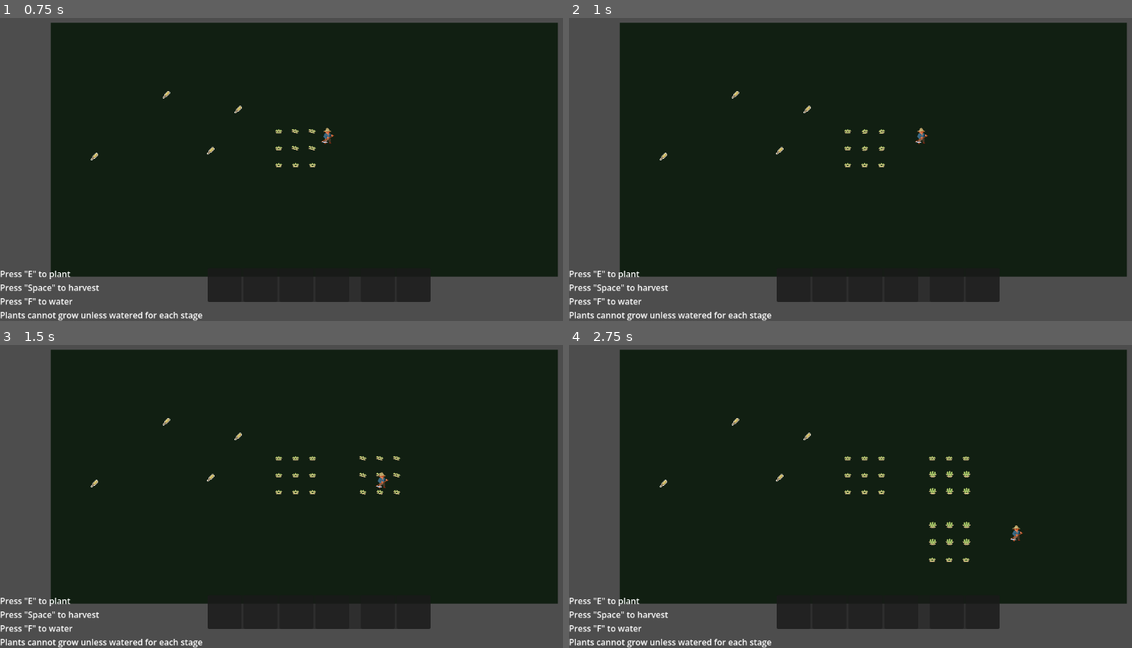
Above: before the commit, frames 1-4 (two rows, left to right).
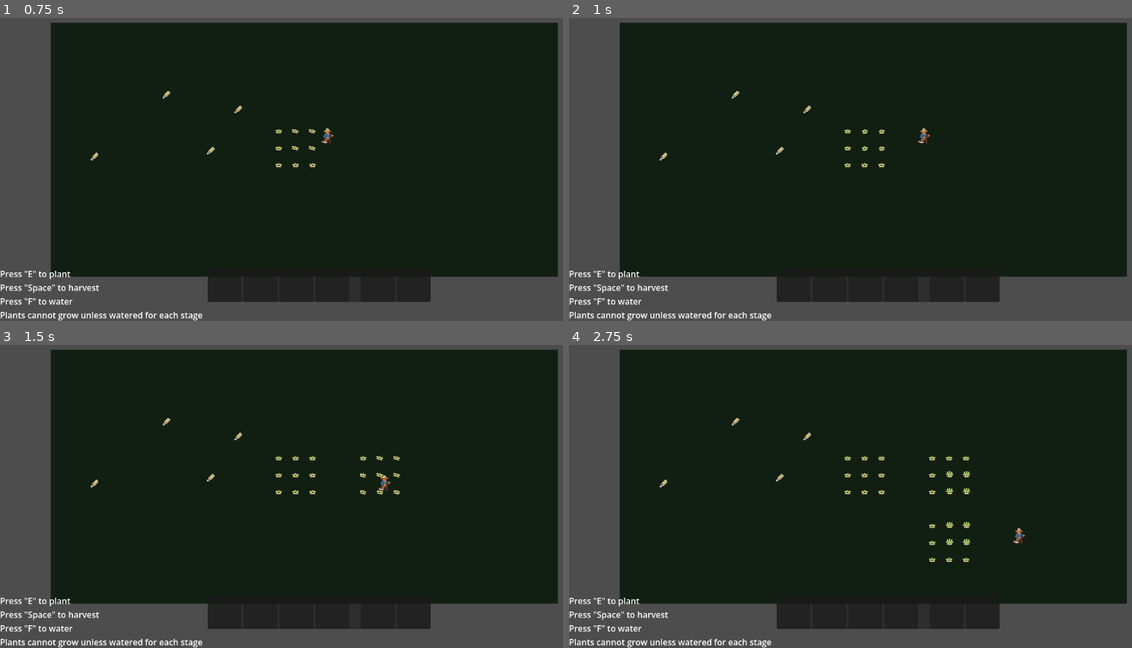
Above: after the commit, the same moments.

Repository: scumpiest/juniper-jam
Game: Godot game, scene res://scenes/main.tscn
Same seed, same stepped clock (60 frames per second), same inputs: the game is played once before the commit and once after it.
Inputs (mouse positions are in pixels of both pictures, inside the frame that each line leads up to):
- Up to frame 1 (0.75 s): tap E (plant_seeds) at 0.5 s; move the mouse to (439, 133) at 0.52 s; hold D (move_right) from 0.53 s (still down); hold Space (harvest) from 0.53 s (still down); click (439, 133) at 0.67 s
- Up to frame 2 (1 s): keep holding D (move_right); keep holding Space (harvest); tap Shift (spin) at 0.8 s
- Up to frame 3 (1.5 s): tap E (plant_seeds) at 1.25 s; move the mouse to (180, 493) at 1.27 s; release D (move_right) at 1.28 s; release Space (harvest) at 1.28 s; hold S (move_down) from 1.28 s (still down); tap Shift (spin) at 1.35 s
- Up to frame 4 (2.75 s): tap F (water) at 1.55 s; tap E (plant_seeds) at 2 s; move the mouse to (934, 402) at 2.02 s; release S (move_down) at 2.03 s; hold D (move_right) from 2.03 s (still down); hold F (water) from 2.03 s (still down); tap Space (harvest) at 2.3 s

Frame 1 is identical in both runs. In frame 2, less than 0.1% of the frame differs, in the area x 61-65%, y 36-42%; in frame 3, 0.1%; in frame 4, 0.2%, in the area x 63-82%, y 41-67%.

Commit message:
fix: missing state machine

Diff:
--- a/scenes/Player/player.gd
+++ b/scenes/Player/player.gd
@@ -1,24 +1,11 @@
 extends CharacterBody2D
 
 @export var speed: float = 200.0
-@export var spin_acceleration: float = 400.0
-@export var max_spin_speed: float = 1000.0
-@export var spin_speed_multiplier: float = 1.5
-@export var spin_duration: float = 1.2
-@export var spin_cooldown_time: float = 2.0
-@export var rotation_reset_speed: float = 720.0
-@export var movement_acceleration: float = 400.0
-@export var movement_deceleration: float = 600.0
 
 @onready var _harvest_area: Area2D = $HarvestArea
 @onready var inventory_ui: CanvasLayer = $InventoryUI
 
 var _can_move: bool = true
-var _spin_speed: float = 0.0
-var _is_spinning: bool = false
-var _is_resetting_rotation: bool = false
-var _spin_time_left: float = 0.0
-var _cooldown_left: float = 0.0
 
 var _overlapping_crops: Array[Area2D] = []
 
@@ -29,79 +16,49 @@
 	_harvest_area.area_exited.connect(_on_crop_exited)
 
 
-func _process(_delta: float) -> void:
-	#var direction := Input.get_vector("move_left", "move_right", "move_up", "move_down")
-	#if _can_move:
-	#	velocity = direction * speed
-	#move_and_slide()
+func _physics_process(_delta: float) -> void:
 	pass
 
+
 func _unhandled_input(event: InputEvent) -> void:
-	#if _can_move:
-		#if event.is_action_pressed("harvest"):
-			#_try_harvest()
-		#if event.is_action_pressed("water"):
-		#	_try_water()
+	# if _can_move:
+	# 	if event.is_action_pressed("harvest"):
+	# 		_try_harvest()
+	# 	if event.is_action_pressed("water"):
+	# 		_try_water()
 	if event.is_action_pressed("inventory"):
 		inventory_ui.visible = !inventory_ui.visible
 		get_tree().paused = !get_tree().paused
 		_can_move = !_can_move
-	#if _can_move and event.is_action_pressed("spin"):
-	#	_start_spin()
-	#if _can_move and event.is_action_released("spin"):
-	#	_stop_spin()
 
 
-func _start_spin() -> void:
-	if _cooldown_left > 0.0 or _is_spinning or _is_resetting_rotation:
-		return
-
-	_is_spinning = true
-	_spin_speed = 0.0
-	_spin_time_left = spin_duration
-
-
-func _stop_spin() -> void:
-	if _is_spinning:
-		_end_spin()
-
-
-func _end_spin() -> void:
-	_is_spinning = false
-	_spin_speed = 0.0
-	_cooldown_left = spin_cooldown_time
-	_start_rotation_reset()
-
-
-func _start_rotation_reset() -> void:
-	if absf(rotation_degrees) < 0.5:
-		rotation_degrees = 0.0
-		return
-	_is_resetting_rotation = true
-
-
-func _try_water() -> void:
+func try_water() -> void:
 	for area in _harvest_area.get_overlapping_areas():
 		if area.is_in_group("crops") and area.has_method("water"):
 			area.water()
 
-func _try_harvest() -> void:
+
+func try_harvest() -> void:
 	for area in _harvest_area.get_overlapping_areas():
 		if (
-			area.is_in_group("crops")
-			and area.has_method("is_ready_to_harvest")
-			and area.is_ready_to_harvest()
+				area.is_in_group("crops")
+				and area.has_method("is_ready_to_harvest")
+				and area.is_ready_to_harvest()
 		):
 			area.harvest()
-
-
-
 
 func _on_crop_entered(area: Area2D) -> void:
 	if area.is_in_group("crops"):
 		area.sway_animation()
 		_overlapping_crops.append(area)
 
-
 func _on_crop_exited(area: Area2D) -> void:
 	_overlapping_crops.erase(area)
+
+
+func get_can_move() -> bool:
+	return _can_move
+
+
+func set_can_move(value: bool) -> void:
+	_can_move = value
--- a/scenes/Player/player.tscn
+++ b/scenes/Player/player.tscn
@@ -141,4 +141,6 @@
 [node name="SpinningState" type="Node" parent="StateMachine" unique_id=82780980 node_paths=PackedStringArray("player")]
 script = ExtResource("10_uxo23")
 player = NodePath("../..")
+spin_duration = 20.0
+spin_cooldown_time = 0.0
 metadata/_custom_type_script = "uid://x1gmejvrbamt"
--- a/scenes/States/HarvestState.gd
+++ b/scenes/States/HarvestState.gd
@@ -14,5 +14,5 @@
 	#	await animation_player.animation_finished
 
 func update(delta : float):
-	player._try_harvest()
+	player.try_harvest()
 	transitioned.emit(self, "IdleState")
--- a/scenes/States/IdleState.gd
+++ b/scenes/States/IdleState.gd
@@ -1,8 +1,10 @@
 extends State
+
 class_name IdleState
 
-@export var player : CharacterBody2D
+@export var player: CharacterBody2D
 #@export var animation_player : AnimationPlayer
+
 
 func enter():
 	print(self.name)
@@ -10,8 +12,10 @@
 		player.velocity = Vector2.ZERO
 
 		#if animation_player != null:
-			#animation_player.play("idle")
-func physics_update(delta : float):
+		#animation_player.play("idle")
+
+
+func physics_update(delta: float):
 	if not player:
 		return
 
@@ -21,11 +25,14 @@
 		if direction != Vector2.ZERO:
 			transitioned.emit(self, "MovingState")
 
+
 func _input(event: InputEvent) -> void:
-	if player._can_move:
+	if player and player.get_can_move():
 		if event.is_action_pressed("harvest"):
 			transitioned.emit(self, "HarvestState")
 		if event.is_action_pressed("water"):
 			transitioned.emit(self, "WateringState")
 		if event.is_action_pressed("plant_seeds"):
 			transitioned.emit(self, "PlantingState")
+		if event.is_action_pressed("spin"):
+			transitioned.emit(self, "SpinningState")
--- a/scenes/States/MovingState.gd
+++ b/scenes/States/MovingState.gd
@@ -9,7 +9,7 @@
 	print(self.name)
 
 func physics_update(delta : float):
-	if player and  player._can_move:
+	if player and  player.get_can_move():
 		var direction := Input.get_vector("move_left", "move_right", "move_up", "move_down")
 		player.velocity = direction * player.speed
 		player.move_and_slide()
@@ -18,7 +18,7 @@
 			transitioned.emit(self, "IdleState")
 
 func _input(event: InputEvent) -> void:
-	if player._can_move:
+	if player and player.get_can_move():
 		if event.is_action_pressed("harvest"):
 			transitioned.emit(self, "HarvestState")
 		if event.is_action_pressed("water"):
--- a/scenes/States/SpinningState.gd
+++ b/scenes/States/SpinningState.gd
@@ -1,21 +1,127 @@
 extends State
 
 class_name SpinningState
-@export var player : CharacterBody2D
+@export var player: CharacterBody2D
+@export var spin_acceleration: float = 400.0
+@export var max_spin_speed: float = 1000.0
+@export var spin_speed_multiplier: float = 1.5
+@export var spin_duration: float = 1.2
+@export var spin_cooldown_time: float = 2.0
+@export var rotation_reset_speed: float = 720.0
+@export var movement_acceleration: float = 400.0
+@export var movement_deceleration: float = 600.0
+
+var _spin_speed: float = 0.0
+var _spin_time_left: float = 0.0
+var _is_spinning: bool = false
+var _is_resetting_rotation: bool = false
+var _cooldown_until_msec: int = 0
+
 
 func enter():
 	print(self.name)
+	if not player or not player.get_can_move():
+		transitioned.emit(self, "IdleState")
+		return
 
-func physics_update(_delta : float):
+	if _is_on_cooldown():
+		print("Spin blocked — %.1fs cooldown remaining" % _get_cooldown_remaining_sec())
+		_transition_to_movement_state()
+		return
+
+	_is_spinning = true
+	_is_resetting_rotation = false
+	_spin_speed = 0.0
+	_spin_time_left = spin_duration
+
+
+func physics_update(delta: float):
+	if not player:
+		return
+
+	if _is_resetting_rotation:
+		_update_rotation_reset(delta)
+		player.move_and_slide()
+		return
+
+	if _is_spinning:
+		_update_spin(delta)
+		player.move_and_slide()
+		return
+
 	var direction := Input.get_vector("move_left", "move_right", "move_up", "move_down")
-
+	player.velocity = direction * player.speed
 
 	player.move_and_slide()
 
 
+func _update_spin(delta: float) -> void:
+	_spin_time_left -= delta
+	if _spin_time_left <= 0.0:
+		_end_spin()
+		return
+
+	_spin_speed = min(_spin_speed + spin_acceleration * delta, max_spin_speed)
+	player.rotation_degrees += _spin_speed * delta
+
+	var direction := Input.get_vector("move_left", "move_right", "move_up", "move_down")
+	if direction != Vector2.ZERO:
+		var target_speed: Vector2 = direction * player.speed * spin_speed_multiplier
+		player.velocity = player.velocity.move_toward(target_speed, movement_acceleration * delta)
+	else:
+		player.velocity = player.velocity.move_toward(Vector2.ZERO, movement_deceleration * delta)
+
+
+func _update_rotation_reset(delta: float) -> void:
+	var step := rotation_reset_speed * delta
+	if absf(player.rotation_degrees) <= step:
+		player.rotation_degrees = 0.0
+		_is_resetting_rotation = false
+		_transition_to_movement_state()
+		return
+
+	player.rotation_degrees = move_toward(player.rotation_degrees, 0.0, step)
+	player.velocity = player.velocity.move_toward(Vector2.ZERO, movement_deceleration * delta)
+
+
+func _end_spin() -> void:
+	_is_spinning = false
+	_spin_speed = 0.0
+	_cooldown_until_msec = Time.get_ticks_msec() + int(spin_cooldown_time * 1000.0)
+	print("Spin cooldown started — %.1fs" % spin_cooldown_time)
+	_start_rotation_reset()
+
+
+func _is_on_cooldown() -> bool:
+	return Time.get_ticks_msec() < _cooldown_until_msec
+
+
+func _get_cooldown_remaining_sec() -> float:
+	if not _is_on_cooldown():
+		return 0.0
+	return float(_cooldown_until_msec - Time.get_ticks_msec()) / 1000.0
+
+
+func _start_rotation_reset() -> void:
+	if absf(player.rotation_degrees) < 0.5:
+		player.rotation_degrees = 0.0
+		_transition_to_movement_state()
+		return
+
+	_is_resetting_rotation = true
+
+
+func _transition_to_movement_state() -> void:
+	var direction := Input.get_vector("move_left", "move_right", "move_up", "move_down")
+	if direction == Vector2.ZERO:
+		transitioned.emit(self, "IdleState")
+	else:
+		transitioned.emit(self, "MovingState")
+
+
 func _input(event: InputEvent) -> void:
-	if player._can_move and event.is_action_pressed("spin"):
-		player._start_spin()
-	if player._can_move and event.is_action_released("spin"):
-		player._stop_spin()
-		transitioned.emit(self,"IdleState")
+	if not player or not player.get_can_move():
+		return
+
+	if event.is_action_released("spin") and _is_spinning:
+		_end_spin()
--- a/scenes/States/WateringState.gd
+++ b/scenes/States/WateringState.gd
@@ -13,5 +13,5 @@
 	#	await animation_player.animation_finished
 
 func update(delta : float):
-	player._try_water()
+	player.try_water()
 	transitioned.emit(self, "IdleState")
